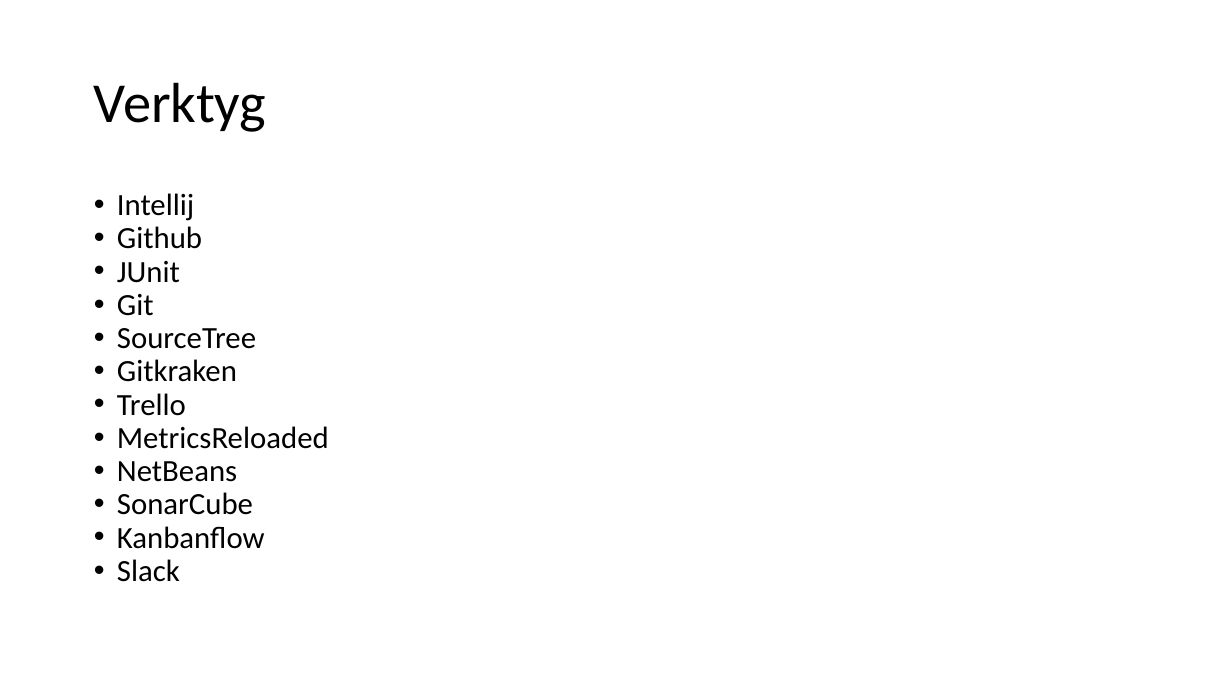
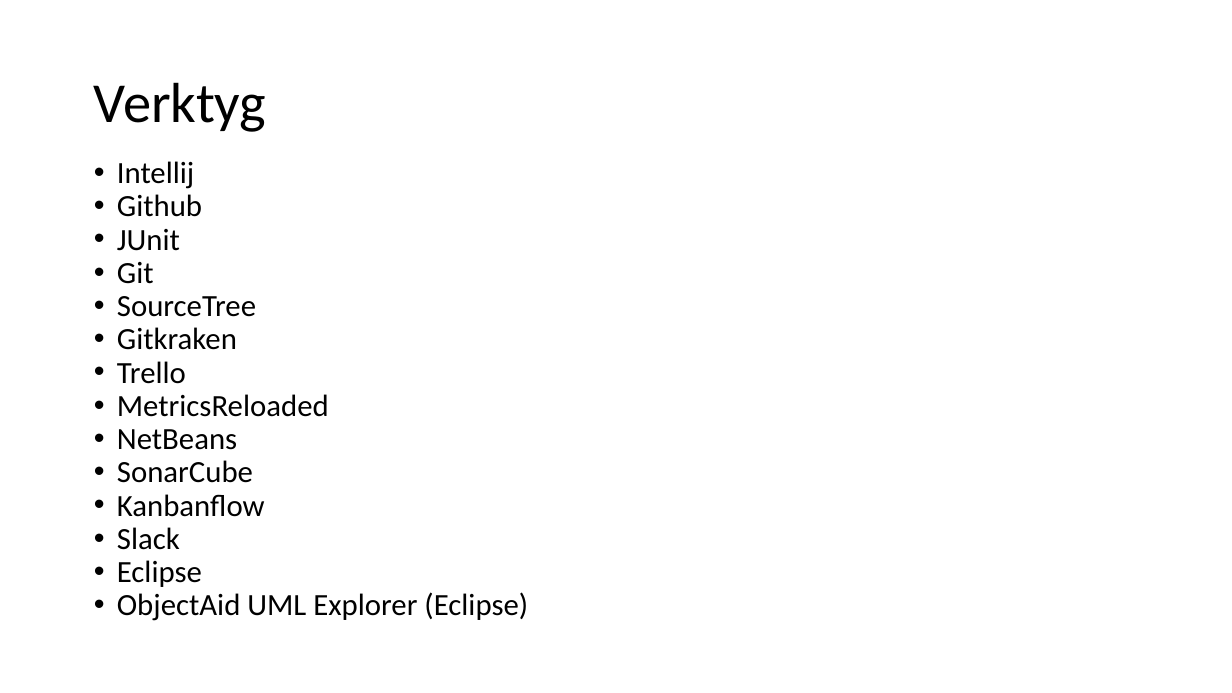
Before and after one commit to Pontussand/INTE2016Project, a slide deck: slide 2 of reports/Slutredovisning/slutredovisning_grupp2.pptx. Drawn at 1232x693 pixels with LibreOffice and Linux fonts; fonts in the diff are those of the drawing. Boxes give left, top, right and bottom in pixels: in the first picture for what was removed or moved away, otherwise in the second. Text is boxed around its words. In the diff, an @@ line names an element or a change of style, - is before the commit and + after.

```diff
--- a/reports/Slutredovisning/slutredovisning_grupp2.pptx
+++ b/reports/Slutredovisning/slutredovisning_grupp2.pptx
@@ text "Intellij" moved from (x1=117, y1=193, x2=329, y2=582) to (x1=117, y1=161, x2=528, y2=621) @@
@@ text at (x1=117, y1=560, x2=528, y2=621): paragraphs added @@
+• Eclipse
+• ObjectAid UML Explorer (Eclipse)
```
Also in this commit, not shown: 13 other slides changed, 8 slides added, 6 slides removed, 4 other files.
